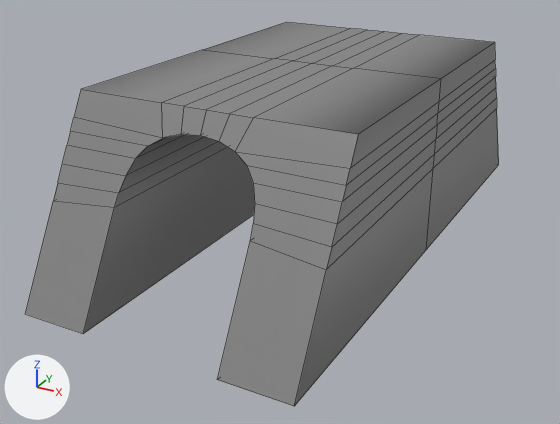
What one commit did to the FBX model Assets/Bluebeard/3D Models/MainArchway.fbx.
The view is the same before and after, from a 50 mm lens placed at (7.78, -15.69, 7.98), pointed at (-0.35, -0.9, 0.59). The lights are fixed; the arrows at lower left show +X, +Y and +Z. Mesh edges are drawn as thin lines.
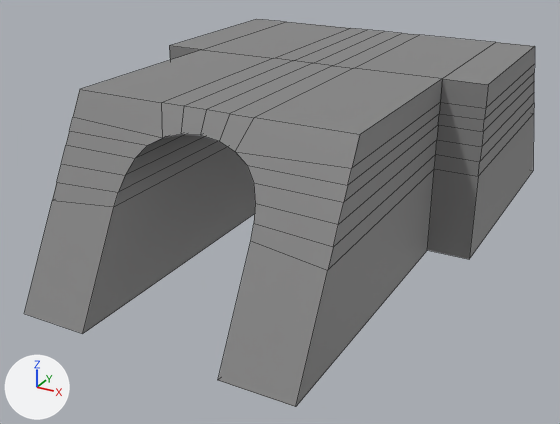
Where the change shows, as pixel boxes [x1, y1, x2, y2] in the pictures (560 x 424 px):
'Cube.050', reshaped, turned, rescaled
    before: [25, 22, 499, 406]
    after: [24, 19, 535, 407]
part 1 of me_cube_042, built on
    after: [428, 42, 535, 259]
part 2 of me_cube_042, built on
    before: [295, 79, 441, 405]
    after: [169, 19, 284, 60]

What changed in the scene script:
```text
Change me_cube_042:
    used by ob_cube_050; location = (0.0, 0.0, 0.0); scale = (0.75, 19.7, 2.0)
    remove me_cube_042.from_pydata(...)  # 114 vertices, 112 faces; spans x -4.0..4.0, y -0.33..0.33, z -0.01..2.0
    add me_cube_042.from_pydata(...)  # 146 vertices, 138 faces; spans x -5.29..5.29, y -0.33..0.33, z -0.01..2.0
    me_cube_042 part 1
    9 faces are deleted
    16 new vertices lie (-1.29, 0.0, 0.0) away from vertices in x -4.0, y -0.33..0.0, z -0.01..2.0
    22 new faces join them
    me_cube_042 part 2
    9 faces are deleted
    16 new vertices lie (1.29, 0.0, 0.0) away from vertices in x 4.0, y -0.33..0.0, z -0.01..2.0
    22 new faces join them
Change ob_cube_050:
    ob_cube_050.rotation_euler: (0.0, 0.0, 0.0) -> (0.0, 0.0, -3.142)  # degrees (0, 0, 0) -> degrees (0, 0, -180)
    ob_cube_050.scale: (0.75, 19.7, 2.0) -> (0.756, 19.7, 2.0)
```
